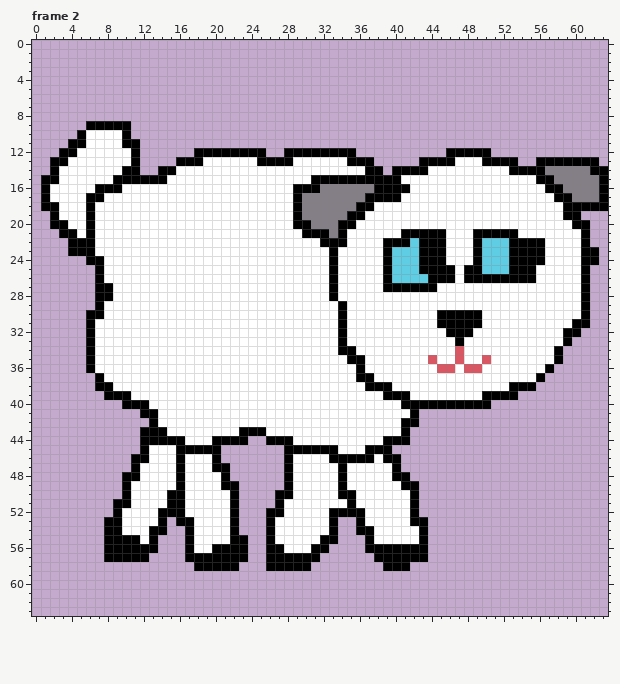
Pixel-art file, stored at image_dev/lamb.aseprite. Above, as it was before the edit.
64x64 pixels, 2 frames. Shown: frame 2. The commit also changed other frames, which this record leaves out.
Now the later version:
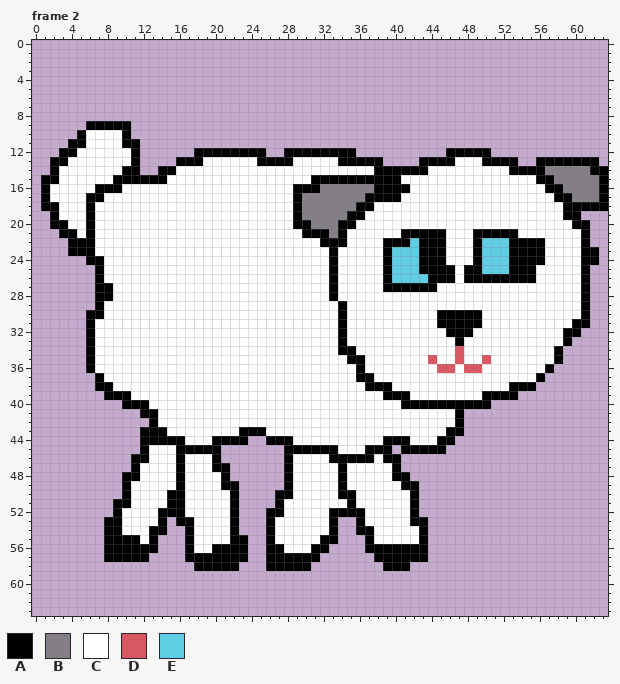
Palette (. is transparent): A #000000  B #847e87  C #ffffff  D #d95763  E #5fcde4
Commit: Add eating animation
Edits made:
layer "Body" added
layer "Layer 1" removed
Frame 2, layer "Body":
The author put colour A in row 13 at x 38; in row 14 at x 39; in rows 41 to 42 at x 47; in row 43 at x 46 to 47; in row 44 at x 45 to 46; in row 45 at x 41 to 45.
Colour C becomes colour A in row 13 at x 34.
The author put colour C in rows 41 to 42 at x 43 to 46; in row 43 at x 42 to 45; in row 44 at x 42 to 44.
Colour A becomes colour C in row 14 at x 37; in row 41 at x 42; in row 42 at x 41 to 42; in row 43 at x 41.
